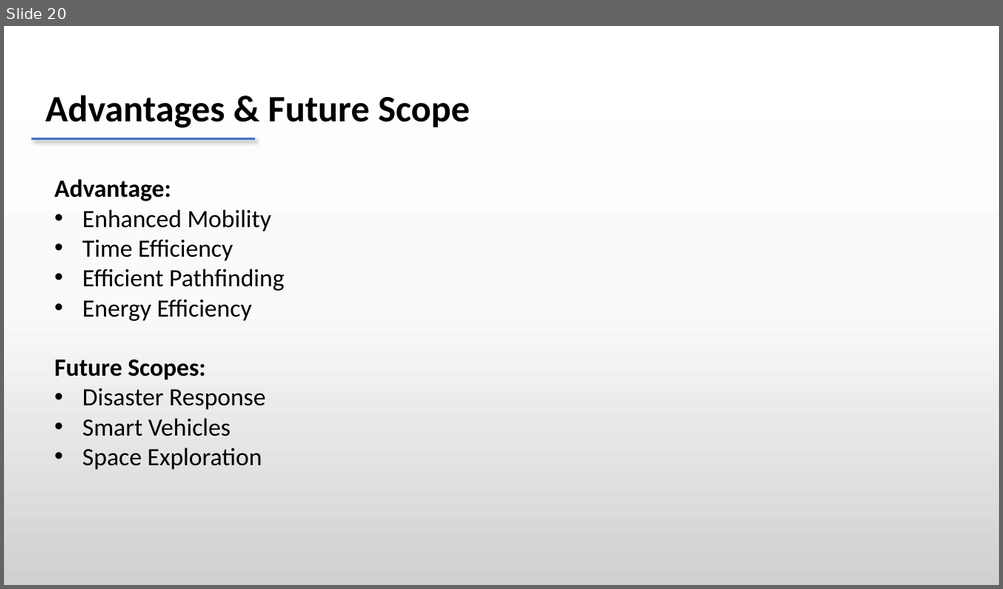
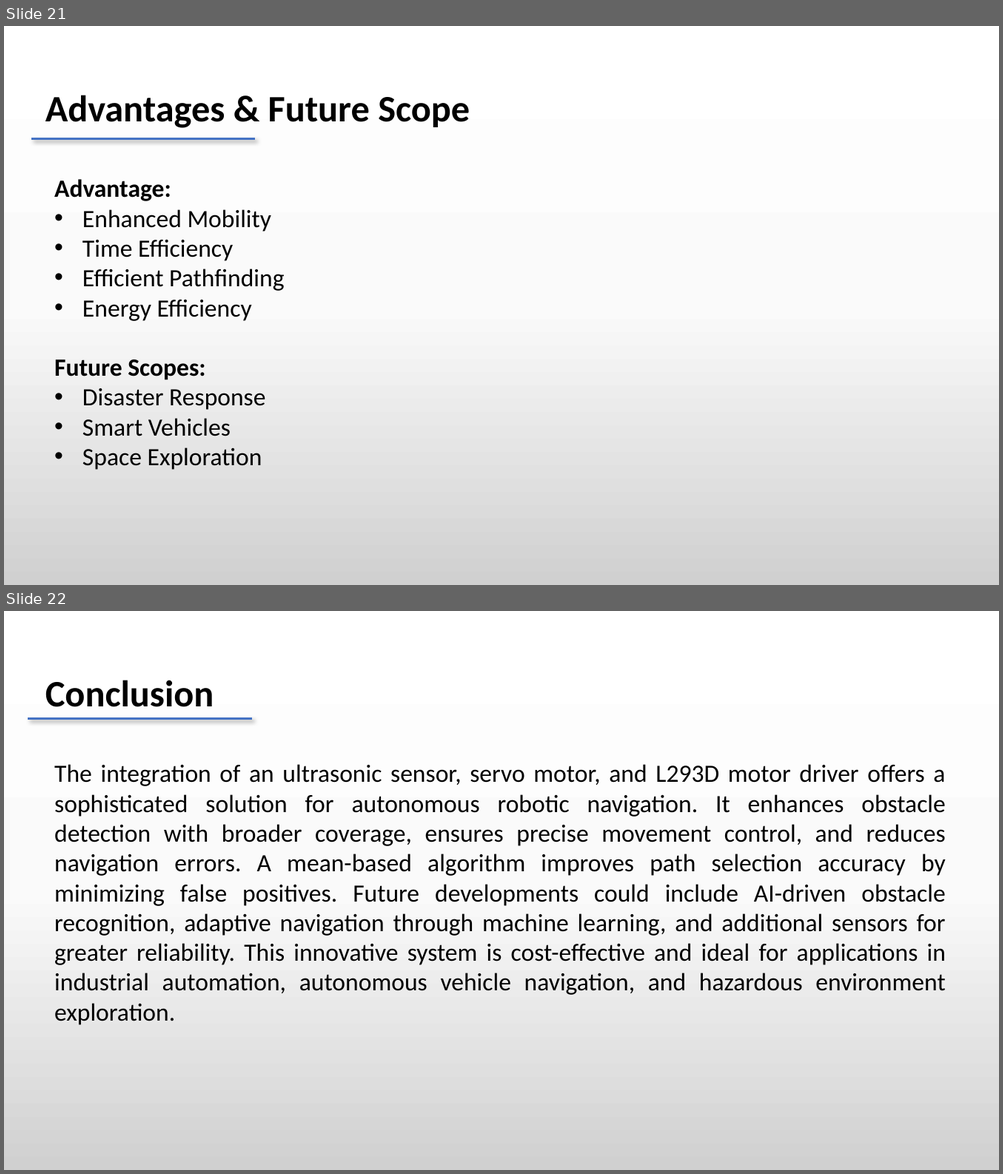
Before and after one commit to dheeraj78/project-4-2, a slide deck: Batch 8 .pptx. Shown one above the other, each under a label of ours: slide 20 before the commit, slides 21 and 22 after it. The pictures are 1003x589 and 1003x1174 pixels, drawn with LibreOffice and Linux fonts; fonts in the diff are those of the drawing. Boxes give left, top, right and bottom in pixels: in the first picture for what was removed or moved away, otherwise in the second. Text is boxed around its words. In the diff, an @@ line names an element or a change of style, - is before the commit and + after.

```diff
--- a/Batch 8 .pptx
+++ b/Batch 8 .pptx
@@ slide 22 added at (x1=4, y1=611, x2=999, y2=1170), background gradient #FFFFFF to #FBFBFB to #D1D1D1 @@
@@ text added at (x1=45, y1=680, x2=214, y2=707), 36 pt, text #000000, bold @@
+Conclusion
@@ line added from (28, 719) to (252, 719), #4472C4 2.25 pt @@
@@ text added at (x1=54, y1=764, x2=945, y2=1025), 24 pt, text #000000 @@
+The integration of an ultrasonic sensor, servo motor, and L293D motor driver offers a sophisticated solution for autonomous robotic navigation. It enhances obstacle detection with broader coverage, ensures precise movement control, and reduces navigation errors. A mean-based algorithm improves path selection accuracy by minimizing false positives. Future developments could include AI-driven obstacle recognition, adaptive navigation through machine learning, and additional sensors for greater reliability. This innovative system is cost-effective and ideal for applications in industrial automation, autonomous vehicle navigation, and hazardous environment exploration.
@@ what was slide 20 is now slide 21 @@
```
Also in this commit, not shown: 4 slides changed, 2 other slides added, 1 slide removed, 10 other files.
